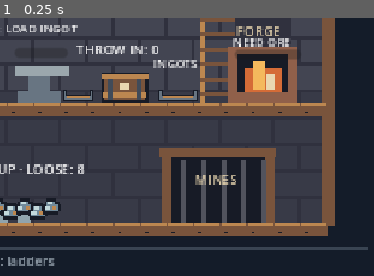
Above: before the commit, frame 1.
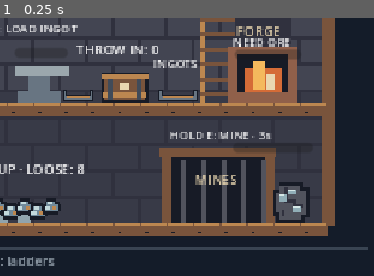
Above: after the commit, the same moment.

Repository: CobaltJT/testproj
Game: Godot game, scene res://scenes/session.tscn
Two runs of this game, one before a commit and one after it. Both use one fixed random seed, a clock stepped at 60 frames per second and the inputs below.
Inputs:
- Up to frame 1 (0.25 s): no input
The pictures show only the part of the screen within x 50-100%, y 50-100%; the shares and areas given below are measured in that part.

The runs differ from the first frame. In frame 1, 1.9% of the frame differs, in the area x 45-83%, y 44-80%.

Commit message:
Add shared three-second mining and physical ore replenishment

Diff:
--- /dev/null
+++ b/assets/textures/ore_vein.svg
@@ -0,0 +1 @@
+<svg xmlns="http://www.w3.org/2000/svg" width="22" height="24" viewBox="0 0 22 24" shape-rendering="crispEdges"><path fill="#171b26" d="M4 0h14v3h4v18h-3v3H2v-4H0V4h4z"/><path fill="#51535d" d="M4 2h12v3h4v14h-3v3H4v-4H2V6h2z"/><path fill="#30313e" d="M7 3h2v7h5v3h4v2h-6v-3H7zM5 16h2v4H5z"/><path fill="#91aeb7" d="M4 7h4v4H4zm8 7h5v4h-5zM9 4h5v3H9z"/><path fill="#d5e7e6" d="M4 7h3v1H4zm8 7h4v1h-4zM9 4h4v1H9z"/></svg>
--- /dev/null
+++ b/scenes/mining_station.tscn
@@ -0,0 +1,21 @@
+[gd_scene load_steps=2 format=3]
+[ext_resource type="Texture2D" path="res://assets/textures/ore_vein.svg" id="1"]
+[node name="MiningStation" type="Node2D"]
+[node name="Vein" type="Sprite2D" parent="."]
+position = Vector2(410, 276)
+texture_filter = 1
+texture = ExtResource("1")
+[node name="WorkLabel" type="Label" parent="."]
+offset_left = 337.0
+offset_top = 230.0
+theme_override_font_sizes/font_size = 7
+text = "HOLD E: MINE · 3s"
+mouse_filter = 2
+[node name="Progress" type="ProgressBar" parent="."]
+offset_left = 375.0
+offset_top = 240.0
+offset_right = 423.0
+offset_bottom = 246.0
+max_value = 3.0
+show_percentage = false
+mouse_filter = 2
--- /dev/null
+++ b/scripts/mining_state.gd
@@ -0,0 +1,27 @@
+extends RefCounted
+## One shared three-second extraction cycle, advanced once per host tick.
+const DURATION := 3.0
+var progress := 0.0
+var worker := 0
+var extracted := 0
+
+func step(delta: float, eligible: Array[int]) -> bool:
+	if worker not in eligible:
+		worker = eligible[0] if not eligible.is_empty() else 0
+	if worker == 0:
+		return false
+	progress = minf(DURATION, progress + delta)
+	if progress >= DURATION - 0.00001:
+		progress = 0.0
+		worker = 0
+		extracted += 1
+		return true
+	return false
+
+func snapshot() -> Dictionary:
+	return {"progress": progress, "worker": worker, "extracted": extracted}
+
+func restore(state: Dictionary) -> void:
+	progress = state.progress
+	worker = state.worker
+	extracted = state.extracted
--- a/scripts/ore_state.gd
+++ b/scripts/ore_state.gd
@@ -79,3 +79,10 @@
 	if pieces.has(id) and pieces[id].processing and pieces[id].kind == "ingot":
 		pieces[id].processing = false
 		pieces[id].kind = "hammer"
+
+func add_mined_ore() -> int:
+	var id := 0
+	for existing in pieces:
+		id = maxi(id, existing + 1)
+	pieces[id] = {"owner": 0, "stored": false, "processing": false, "kind": "ore", "delivered": false}
+	return id
--- a/scripts/session.gd
+++ b/scripts/session.gd
@@ -1,5 +1,10 @@
 extends Node
 ## ENet LAN session. Only the host simulates physics; clients send controls.
+const MINING_STATE = preload("res://scripts/mining_state.gd")
+const MINE_POSITION := Vector2(390, 288)
+const MINE_OUTPUT := Vector2(344, 276)
+var mining = MINING_STATE.new()
+var mining_station: Node2D
 const CUSTOMER_STATE = preload("res://scripts/customer_state.gd")
 var orders = CUSTOMER_STATE.new()
 var customer: Node2D
@@ -50,6 +55,8 @@
 	world.add_child(forge_station)
 	anvil_station = preload("res://scenes/anvil_station.tscn").instantiate()
 	world.add_child(anvil_station)
+	mining_station = preload("res://scenes/mining_station.tscn").instantiate()
+	world.add_child(mining_station)
 	customer = preload("res://scenes/customer.tscn").instantiate()
 	world.add_child(customer)
 	reset_ore(false)
@@ -156,6 +163,7 @@
 	receive_forge.rpc_id(id, forge.snapshot())
 	receive_anvil.rpc_id(id, anvil.snapshot())
 	receive_orders.rpc_id(id, orders.snapshot())
+	receive_mining.rpc_id(id, mining.snapshot())
 
 @rpc("authority", "call_local", "reliable")
 func spawn_player(id: int, at: Vector2) -> void:
@@ -208,6 +216,7 @@
 				work_held[id] = false
 		step_forge(delta)
 		step_anvil(delta)
+		step_mining(delta)
 		orders.step(delta)
 		refresh_orders()
 		tick += 1
@@ -221,6 +230,7 @@
 			receive_forge.rpc(forge.snapshot())
 			receive_anvil.rpc(anvil.snapshot())
 			receive_orders.rpc(orders.snapshot())
+			receive_mining.rpc(mining.snapshot())
 	else:
 		send_controls.rpc_id(1, axis, jump, climb, Input.is_action_pressed("interact"))
 
@@ -297,6 +307,13 @@
 	if now - last_interaction.get(id, -1000) < 150:
 		return
 	last_interaction[id] = now
+	if near_mine(players[id]):
+		var mine_hint := "Hold E with empty hands to mine ore (3 seconds)."
+		if id == 1:
+			interaction_feedback(mine_hint)
+		else:
+			interaction_feedback.rpc_id(id, mine_hint)
+		return
 	if absf(players[id].position.x - 166) <= 30 and absf(players[id].position.y - 216) <= 6 and orders.phase == "waiting" and ore.carried_by(id) != -1:
 		var sold: bool = orders.deliver(id, players[id].position, ore)
 		receive_ore.rpc(ore.snapshot())
@@ -357,6 +374,9 @@
 	refresh_anvil()
 	stations.get_node("SupplyLabel").text = "E: PICK UP · LOOSE: %s" % ore.available
 	stations.get_node("BinLabel").text = "THROW IN: %s" % ore.deposited
+	for piece_id in ore.pieces:
+		if not ore_bodies.has(piece_id):
+			create_ore_body(piece_id, false, MINE_OUTPUT)
 	for piece_id in ore_bodies:
 		var body: RigidBody2D = ore_bodies[piece_id]
 		var loose: bool = ore.is_loose(piece_id)
@@ -379,6 +399,8 @@
 	hit_cooldowns.clear()
 	ore = ORE_STATE.new()
 	forge = FORGE_STATE.new()
+	mining = MINING_STATE.new()
+	refresh_mining()
 	orders = CUSTOMER_STATE.new()
 	refresh_orders()
 	anvil = FORGE_STATE.new()
@@ -387,14 +409,7 @@
 	work_held.clear()
 	refresh_forge()
 	for id in ore.pieces:
-		var body: RigidBody2D = ORE_BODY.instantiate()
-		body.name = "Ore_%s" % id
-		world.add_child(body)
-		body.global_position = world.to_global(Vector2(210 + id * 8, 281 - (id % 2) * 3))
-		body.freeze = not simulate
-		body.collision_layer = 4 if simulate else 0
-		body.collision_mask = 13 if simulate else 0
-		ore_bodies[id] = body
+		create_ore_body(id, simulate, Vector2(210 + id * 8, 281 - (id % 2) * 3))
 	refresh_ore()
 
 @rpc("any_peer", "call_remote", "reliable")
@@ -570,3 +585,45 @@
 		elif orders.phase == "leaving":
 			request = "Order completed! +10 coins"
 		order_label.text = "%s\nCoins: %s · Orders served: %s" % [request, orders.coins, orders.completed]
+
+func create_ore_body(id: int, simulate: bool, at: Vector2) -> RigidBody2D:
+	var body: RigidBody2D = ORE_BODY.instantiate()
+	body.name = "Ore_%s" % id
+	world.add_child(body)
+	body.global_position = world.to_global(at)
+	body.freeze = not simulate
+	body.collision_layer = 4 if simulate else 0
+	body.collision_mask = 13 if simulate else 0
+	ore_bodies[id] = body
+	return body
+
+func near_mine(dwarf: CharacterBody2D) -> bool:
+	return absf(dwarf.position.x - MINE_POSITION.x) <= 20 and absf(dwarf.position.y - MINE_POSITION.y) <= 6
+
+func step_mining(delta: float) -> void:
+	var eligible: Array[int] = []
+	for id in players:
+		var dwarf = players[id]
+		if work_held.get(id, false) and near_mine(dwarf) and dwarf.is_on_floor() and not dwarf.climbing and dwarf.hit_stun == 0 and dwarf.controls.is_zero_approx() and not dwarf.jump_held and ore.carried_by(id) == -1:
+			eligible.append(id)
+	eligible.sort()
+	if mining.step(delta, eligible):
+		var piece_id: int = ore.add_mined_ore()
+		var body := create_ore_body(piece_id, true, MINE_OUTPUT)
+		position_ore(body, MINE_OUTPUT, Vector2(0, 20))
+		receive_ore.rpc(ore.snapshot())
+		receive_ore_motion.rpc(ore_motion())
+		receive_mining.rpc(mining.snapshot())
+	refresh_mining()
+
+@rpc("authority", "call_remote", "reliable")
+func receive_mining(state: Dictionary) -> void:
+	mining.restore(state)
+	refresh_mining()
+
+func refresh_mining() -> void:
+	mining_station.get_node("Progress").value = mining.progress
+	var text := "HOLD E: MINE · 3s"
+	if mining.progress > 0:
+		text = "%s %.1f/3s" % ["MINING" if mining.worker != 0 else "PAUSED", mining.progress]
+	mining_station.get_node("WorkLabel").text = text
--- /dev/null
+++ b/tests/mining.gd
@@ -0,0 +1,34 @@
+extends SceneTree
+const MINING = preload("res://scripts/mining_state.gd")
+const ORE = preload("res://scripts/ore_state.gd")
+var failures := 0
+func check(ok: bool, message: String) -> void:
+	if ok:
+		print("PASS mining: ", message)
+	else:
+		failures += 1
+		push_error(message)
+func _initialize() -> void:
+	var mine = MINING.new()
+	var both: Array[int] = [1, 2]
+	var nobody: Array[int] = []
+	var other: Array[int] = [2]
+	check(not mine.step(1, both) and mine.progress == 1, "Two miners advance at one-worker speed")
+	mine.step(100, nobody)
+	check(mine.progress == 1 and mine.worker == 0, "Releasing pauses without losing progress")
+	check(not mine.step(1.9, other) and is_equal_approx(mine.progress, 2.9) and mine.worker == 2, "Another miner resumes; 2.9 seconds cannot extract")
+	check(mine.step(0.1, other) and mine.extracted == 1 and mine.progress == 0, "Three seconds extracts exactly once")
+	check(not mine.step(2, both) and mine.step(1, both) and mine.extracted == 2, "Held work repeats extraction with no finite-stock limit")
+	var ore = ORE.new()
+	var first: int = ore.add_mined_ore()
+	var copy = ORE.new()
+	copy.restore(ore.snapshot())
+	var second: int = copy.add_mined_ore()
+	check(first == 8 and second == 9 and copy.pieces.size() == 10 and copy.is_loose(second), "New ore has unique IDs, including after snapshot restore")
+	check(copy.pickup(1, second) and copy.carried_by(1) == second, "Mined ore can enter existing pickup workflow")
+	mine.step(1, other)
+	var restored = MINING.new()
+	restored.restore(mine.snapshot())
+	check(restored.progress == mine.progress and restored.worker == 2 and restored.extracted == 2, "Snapshot preserves progress, miner, and extraction count")
+	print("MINING RESULT: ", failures, " failures")
+	quit(1 if failures else 0)
--- /dev/null
+++ b/tests/mining_physics.gd
@@ -0,0 +1,68 @@
+extends SceneTree
+var session: Node
+var failures := 0
+func check(ok: bool, message: String) -> void:
+	if ok:
+		print("PASS mining physics: ", message)
+	else:
+		failures += 1
+		push_error(message)
+func frames(count: int) -> void:
+	for i in range(count):
+		await physics_frame
+		await process_frame
+func _initialize() -> void:
+	call_deferred("run")
+func run() -> void:
+	session = load("res://scenes/session.tscn").instantiate()
+	root.add_child(session)
+	session.host_game()
+	var dwarf = session.players[1]
+	dwarf.position = Vector2(390, 216)
+	Input.action_press("interact")
+	await frames(15)
+	Input.action_release("interact")
+	check(session.mining.progress == 0, "Cannot mine from another floor")
+	dwarf.position = Vector2(390, 288)
+	dwarf.velocity = Vector2.ZERO
+	await frames(5)
+	Input.action_press("interact")
+	await frames(60)
+	Input.action_release("interact")
+	await frames(5)
+	var paused: float = session.mining.progress
+	check(paused > 0.9 and paused < 1.2 and session.ore.pieces.size() == 8, "Real E input starts mining without extracting early")
+	await frames(30)
+	check(session.mining.progress == paused and session.mining.worker == 0, "E release pauses mining")
+	session.spawn_player(2, Vector2(390, 288))
+	session.work_held[2] = true
+	await frames(60)
+	session.peer_left(2)
+	await frames(5)
+	var after_disconnect: float = session.mining.progress
+	check(after_disconnect > paused and session.mining.worker == 0, "Miner disconnect leaves shared progress intact")
+	Input.action_press("interact")
+	for i in range(120):
+		await frames(1)
+		if session.mining.extracted == 1:
+			break
+	Input.action_release("interact")
+	await frames(60)
+	check(session.mining.extracted == 1 and session.ore.pieces.size() == 9 and session.ore_bodies.has(8), "Handoff produces one new physical ore identity")
+	var body: RigidBody2D = session.ore_bodies[8]
+	var at: Vector2 = session.world.to_local(body.global_position)
+	check(body.visible and not body.freeze and at.y > 280 and at.y < 288 and absf(at.x - 344) < 5, "Extracted ore falls and settles beside mine entrance")
+	dwarf.position = Vector2(344, 288)
+	dwarf.velocity = Vector2.ZERO
+	await frames(5)
+	Input.action_press("interact")
+	await frames(2)
+	Input.action_release("interact")
+	check(session.ore.carried_by(1) == 8, "Mined ore can be picked up with E")
+	session.release_ore(1, false)
+	await frames(20)
+	check(session.ore.is_loose(8) and body.visible, "Mined ore uses existing throw physics")
+	session.disconnect_game("Done")
+	check(session.mining.extracted == 0 and session.mining.progress == 0 and session.ore.pieces.size() == 8 and not session.ore_bodies.has(8), "New session clears mined bodies and progress")
+	print("MINING PHYSICS RESULT: ", failures, " failures")
+	quit(1 if failures else 0)
--- a/tests/multiplayer.gd
+++ b/tests/multiplayer.gd
@@ -171,6 +171,43 @@
 	var served := await until(func(): return session.orders.completed == 1)
 	check(served and session.orders.coins == 10, "Customer delivery and shared coins replicate to all peers")
 	check(not session.ore_bodies[hammer_id()].visible and session.ore.pieces[hammer_id()].delivered, "Sold hammer is removed on every peer")
+	await walk_to(dwarf, 112)
+	Input.action_press("climb_down")
+	await until(func(): return dwarf.position.y >= 287.5, 180)
+	Input.action_release("climb_down")
+	await walk_to(dwarf, 390)
+	if role == "host":
+		await frames(30)
+		Input.action_press("interact")
+		await frames(60)
+		Input.action_release("interact")
+		var handed_mine := await until(func(): return session.mining.progress >= 1.9 and session.mining.worker == 0)
+		check(handed_mine and session.mining.extracted == 0, "Mining handoff retains progress without accelerating")
+		Input.action_press("interact")
+	else:
+		var mine_paused := await until(func(): return session.mining.progress > 0.8 and session.mining.worker == 0)
+		check(mine_paused, "Paused mining state replicates")
+		await frames(30)
+		Input.action_press("interact")
+		await frames(60)
+		Input.action_release("interact")
+		check(session.mining.extracted == 0, "Two clients cannot extract early")
+	var mined := await until(func(): return session.mining.extracted == 1 and session.ore_bodies.has(8))
+	Input.action_release("interact")
+	await frames(20)
+	check(mined and session.ore.pieces.size() == 9 and session.ore_bodies[8].visible, "Every peer receives one new mined ore body")
+	if role == "client1":
+		await walk_to(dwarf, 344)
+		await press_interact()
+		var picked_mined := await until(func(): return session.ore.carried_by(id) == 8)
+		check(picked_mined, "Client can pick up dynamically mined ore")
+		Input.action_press("drop_ore")
+		await frames(2)
+		Input.action_release("drop_ore")
+	await walk_to(dwarf, 112)
+	Input.action_press("climb_up")
+	await until(func(): return dwarf.position.y <= 215.8, 180)
+	Input.action_release("climb_up")
 	await walk_to(dwarf, 200)
 	if role == "host":
 		# Let the last thrower return to the waiting area, then create an impact.
Not shown, added: assets/textures/ore_vein.svg.import
Not shown, added: scripts/mining_state.gd.uid
Not shown, added: tests/mining.gd.uid
Not shown, added: tests/mining_physics.gd.uid
Not shown, changed: tools/check.sh
